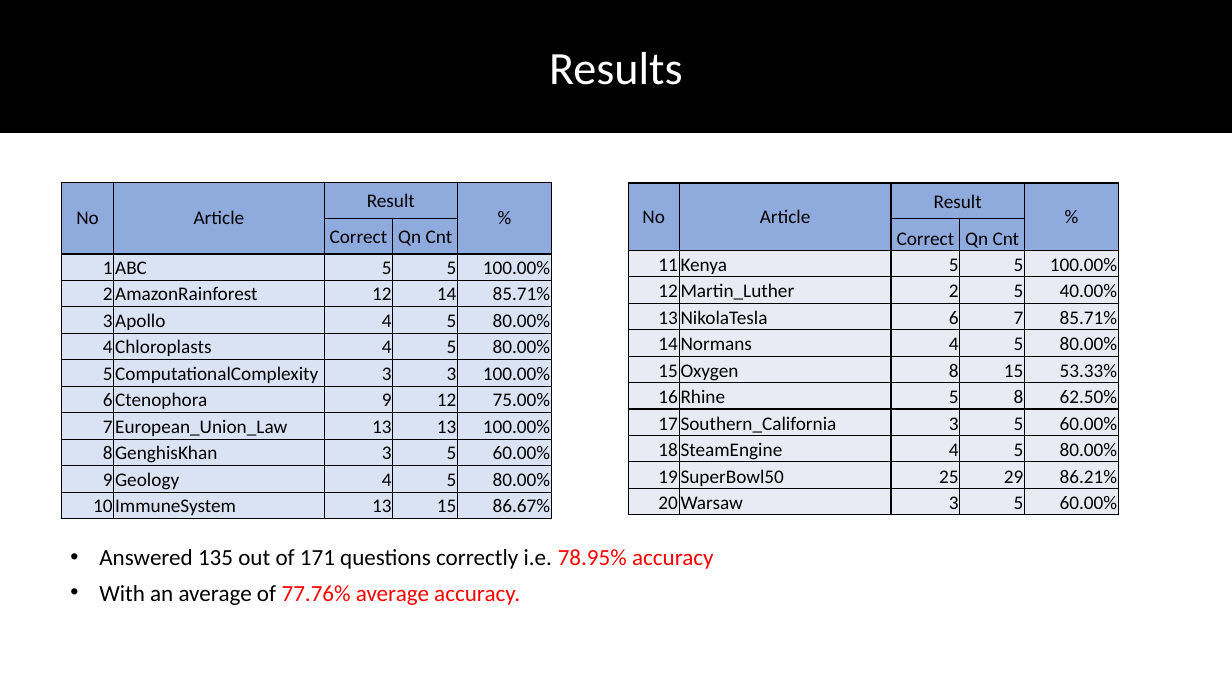
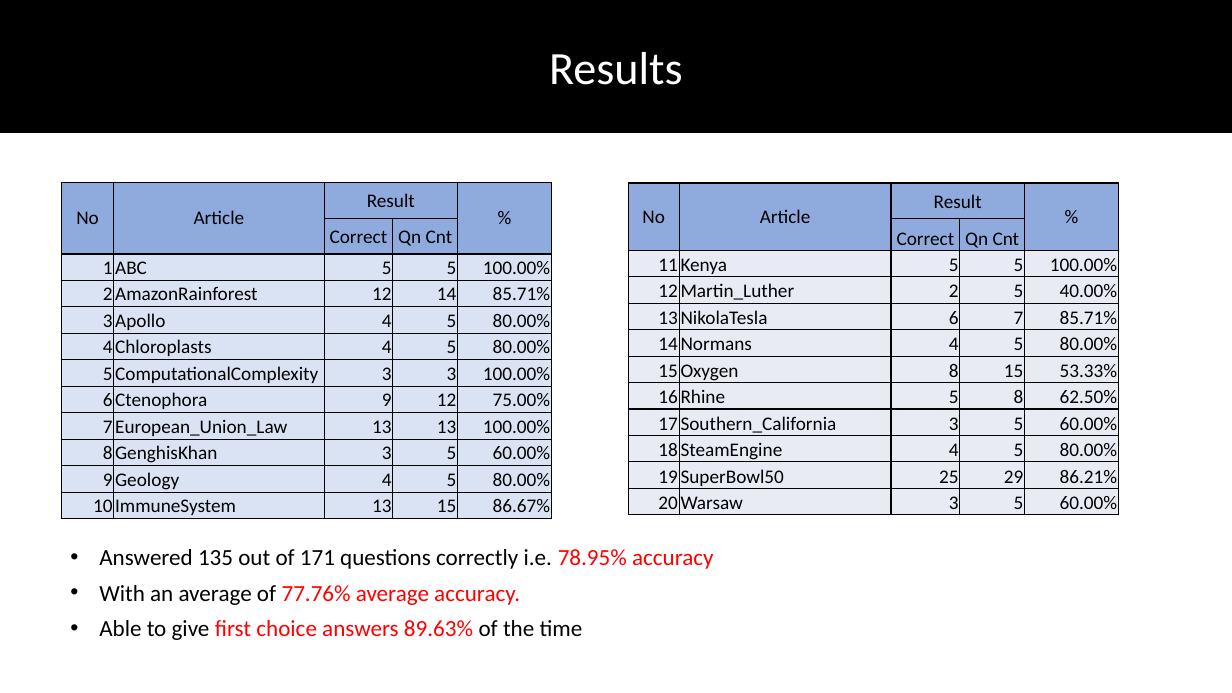
Before and after one commit to DhruvaPendharkar/thesis-project, a slide deck: slide 82 of Notes/ThesisPresentation.pptx (slide 80 before the commit). Drawn at 1232x693 pixels with LibreOffice and Linux fonts; fonts in the diff are those of the drawing. Boxes give left, top, right and bottom in pixels: in the first picture for what was removed or moved away, otherwise in the second. Text is boxed around its words. In the diff, an @@ line names an element or a change of style, - is before the commit and + after.

```diff
--- a/Notes/ThesisPresentation.pptx
+++ b/Notes/ThesisPresentation.pptx
@@ text at (99,620,583,640): paragraph added @@
+• Able to give first choice answers 89.63% of the time
```
Also in this commit, not shown: 11 other slides changed, 2 slides added.
